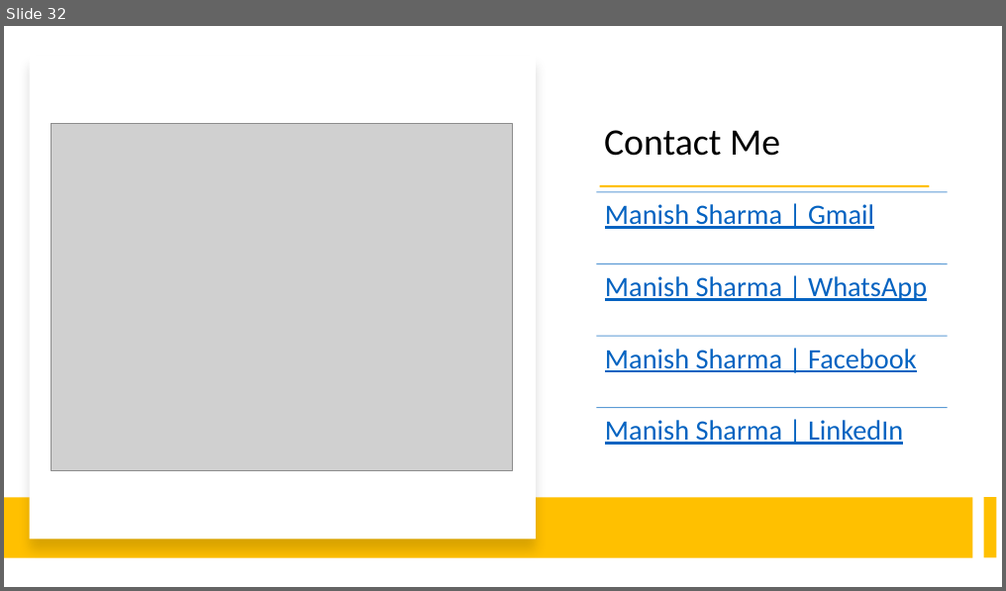
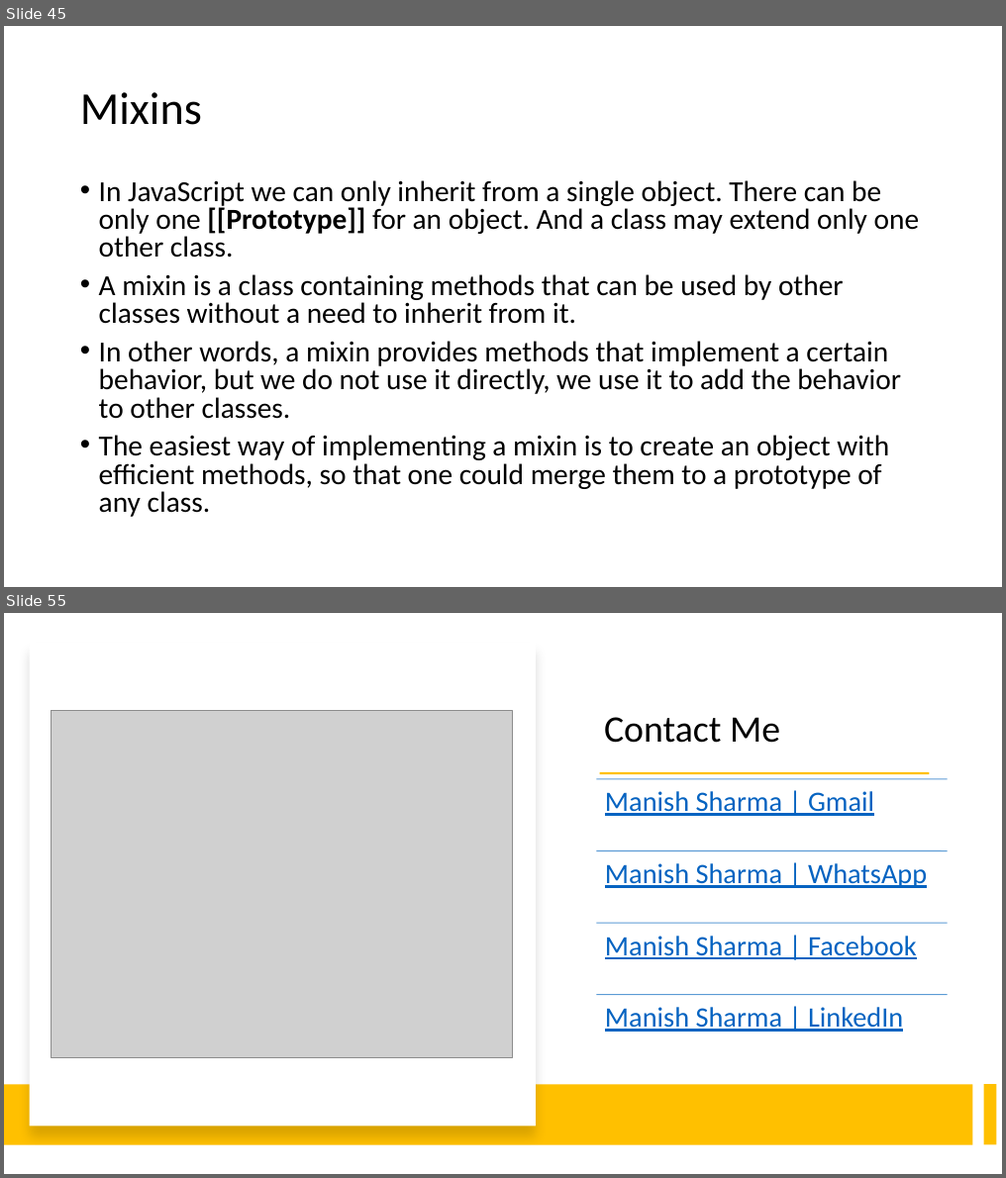
Before and after one commit to manishvbn/TypeScript_Jun22, a slide deck: Notes/TypeScript.pptx. Shown one above the other, each under a label of ours: slide 32 before the commit, slides 45 and 55 after it; the slides between them are not shown. The pictures are 1006x591 and 1006x1178 pixels, drawn with LibreOffice and Linux fonts; fonts in the diff are those of the drawing; grey boxes stand for pictures. Boxes give left, top, right and bottom in pixels: in the first picture for what was removed or moved away, otherwise in the second. Text is boxed around its words. In the diff, an @@ line names an element or a change of style, - is before the commit and + after.

```diff
--- a/Notes/TypeScript.pptx
+++ b/Notes/TypeScript.pptx
@@ slide 45 added at <box>4,26,1002,587</box>, background #FFFFFF @@
@@ title added at <box>80,92,202,125</box>, 44 pt, text #000000 @@
+Mixins
@@ text added at <box>99,180,919,517</box>, 28 pt, text #000000 @@
+• In JavaScript we can only inherit from a single object. There can be only one [[Prototype]] for an object. And a class may extend only one other class.
+• A mixin is a class containing methods that can be used by other classes without a need to inherit from it.
+• In other words, a mixin provides methods that implement a certain behavior, but we do not use it directly, we use it to add the behavior to other classes.
+• The easiest way of implementing a mixin is to create an object with efficient methods, so that one could merge them to a prototype of any class.
@@ what was slide 32 is now slide 55 @@
```
Also in this commit, not shown: 22 other slides added.
